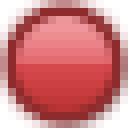
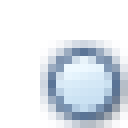
Layered file, before and after one edit (128x128). Changes by layer:
hid group "16" (15 layers) over [16, 16, 112, 112]
showed group "11" (10 layers) over [56, 56, 112, 112]
added group "blue 2" with 1 layers in group "11" over [56, 56, 112, 112]
added layer "blue" (6th of 8, in "11" › "blue 2") in group "blue 2" over [56, 56, 112, 112]
